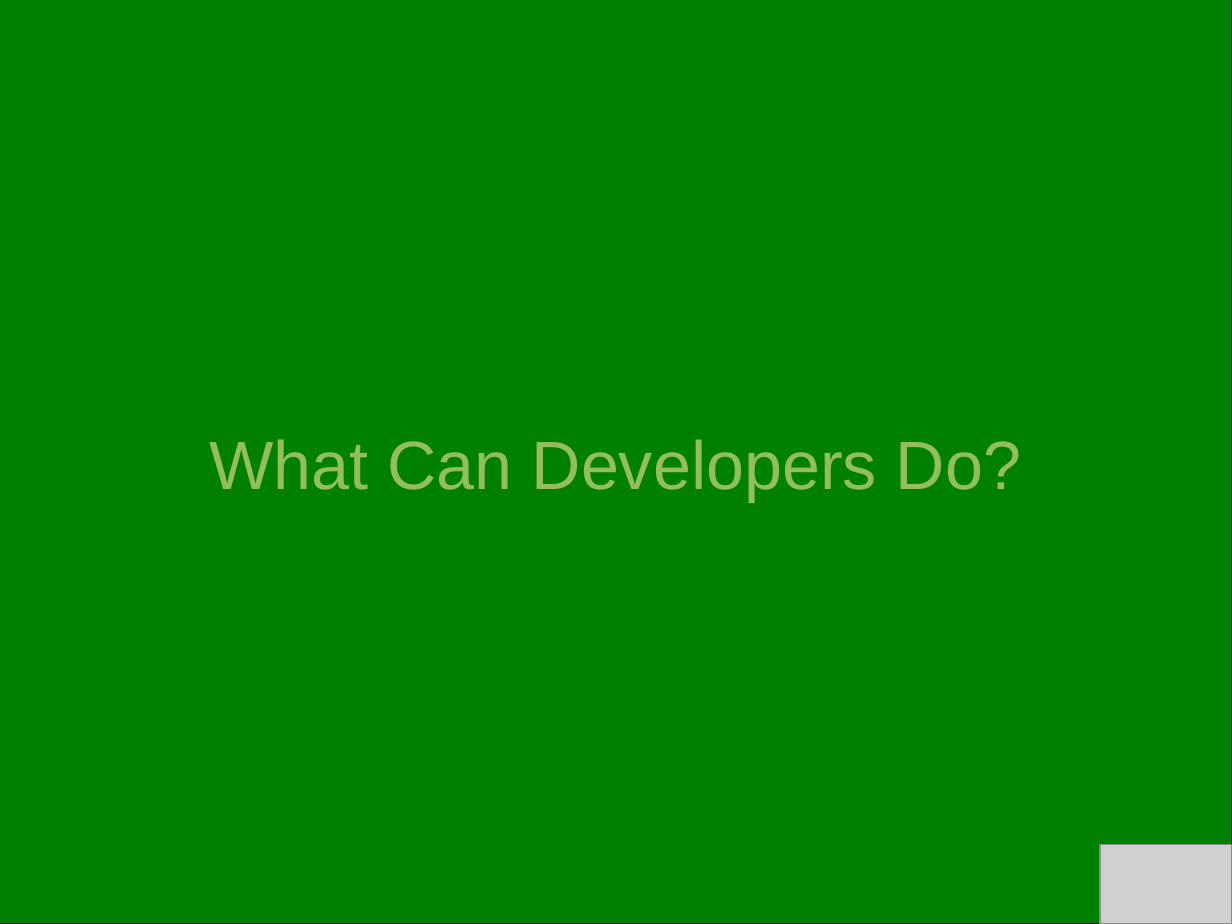
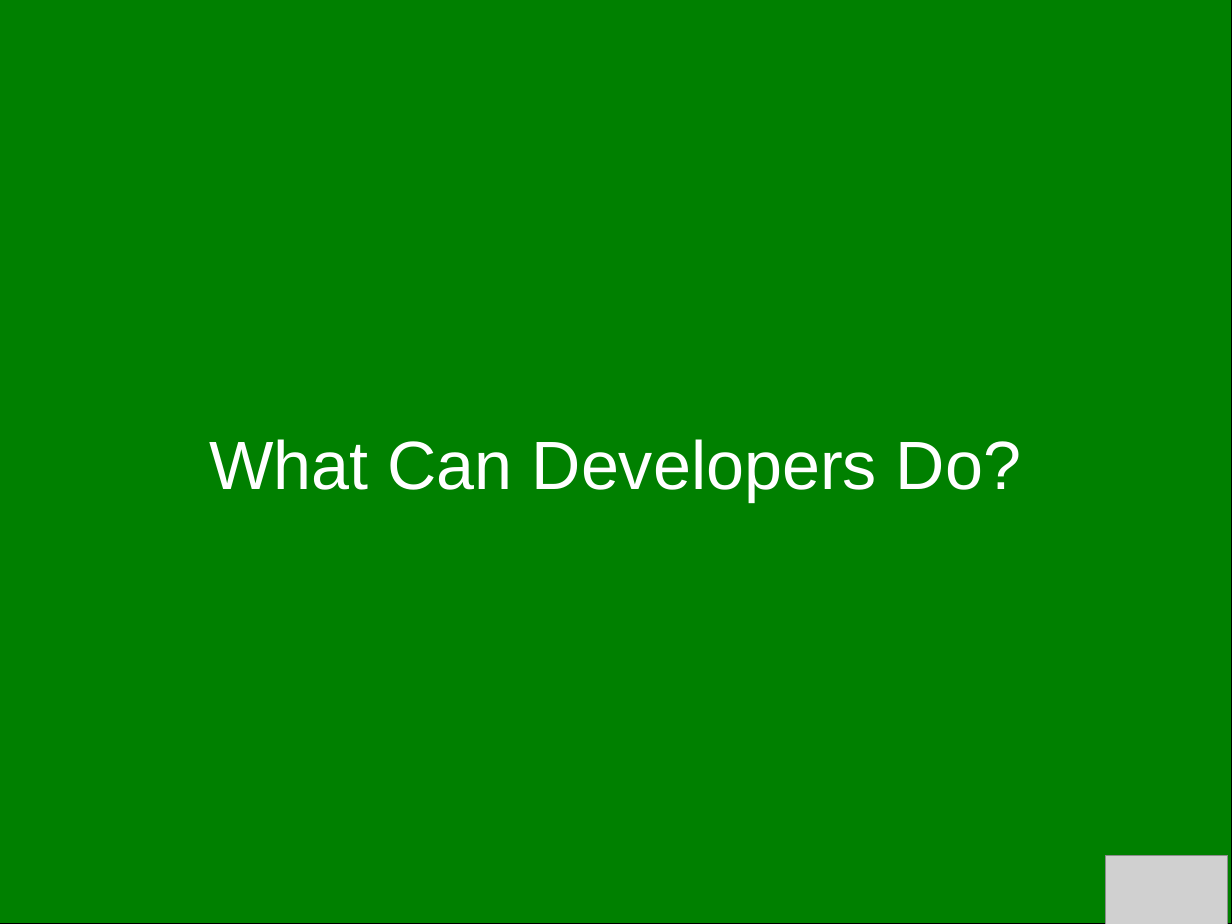
Before and after one commit to bendechrai/preso-security-privacy-anonymity, a slide deck: slide 32 of security-privacy-anonymity.odp (slide 33 before the commit). Drawn at 1232x924 pixels with LibreOffice and Linux fonts; fonts in the diff are those of the drawing; grey boxes stand for pictures; background and template pictures are left out. Boxes give left, top, right and bottom in pixels: in the first picture for what was removed or moved away, otherwise in the second. Text is boxed around its words. In the diff, an @@ line names an element or a change of style, - is before the commit and + after.

```diff
--- a/security-privacy-anonymity.odp
+++ b/security-privacy-anonymity.odp
@@ title "What Can Developers Do?" at (209, 439, 1021, 502): text colour #94BD5E to #FFFFFF @@
@@ picture: place and size @@
-picture at (1100, 845, 1232, 924)
+picture at (1106, 855, 1228, 924)
```
Also in this commit, not shown: 8 other slides changed, 1 slide removed.
